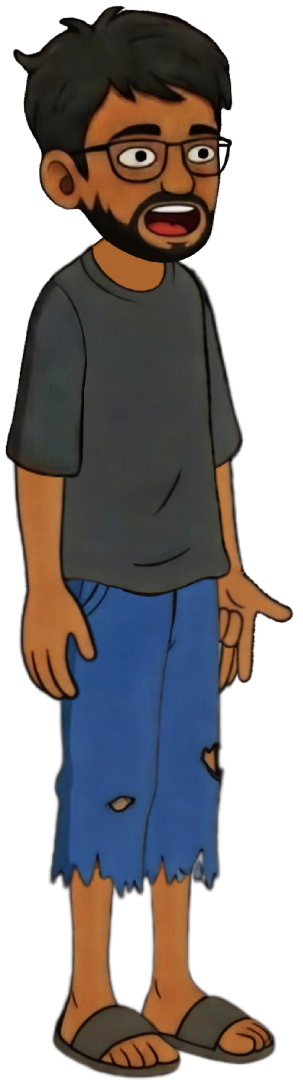
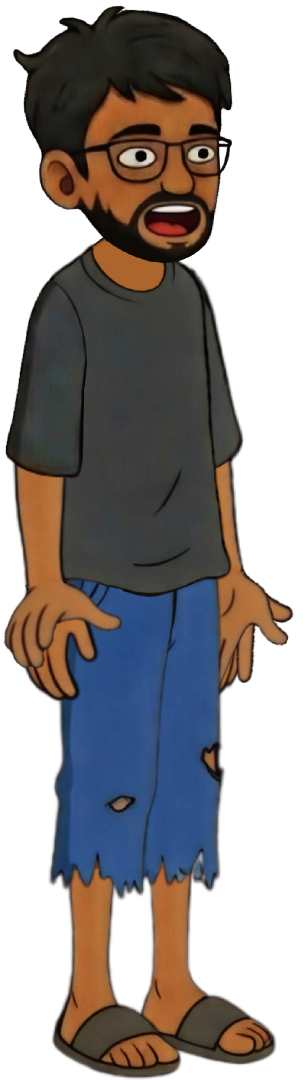
Layer changes from the first 303×1080 image to the second:
added layer "Calling Hand Right" above "Right Hand" over [3, 579, 123, 669]
added layer "Calling Hand Left" above "Tick Hand" over [217, 568, 289, 688]
